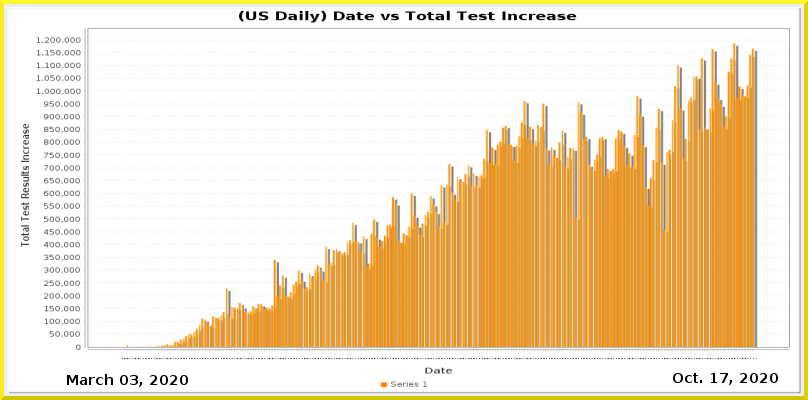
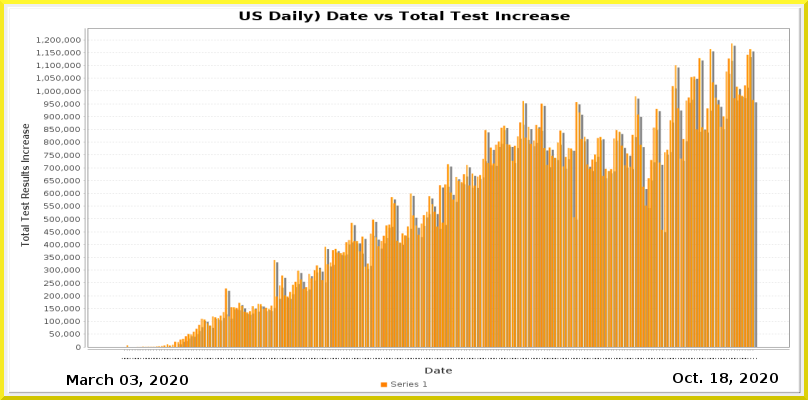
The second w=808, h=400 image is a revision of the first. Changes to its layers:
painted on "Current Date" over <box>720,373,728,383</box>
painted on "Date_vs_TestIncrease.png" over <box>127,10,758,360</box>
